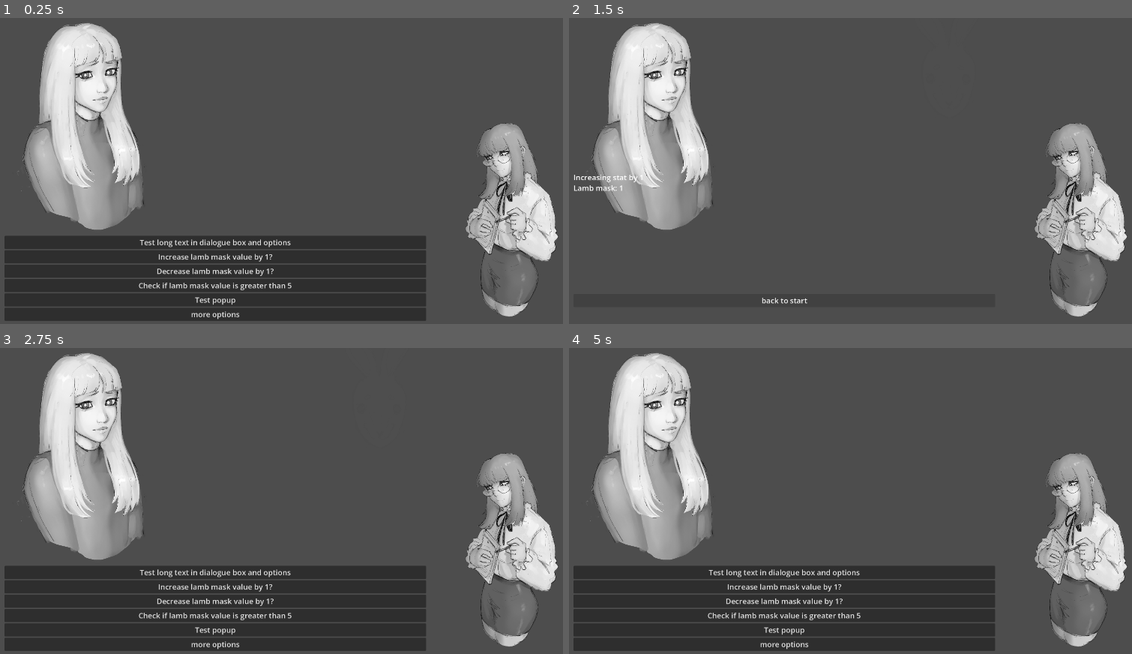
Above: before the commit, frames 1-4 (two rows, left to right).
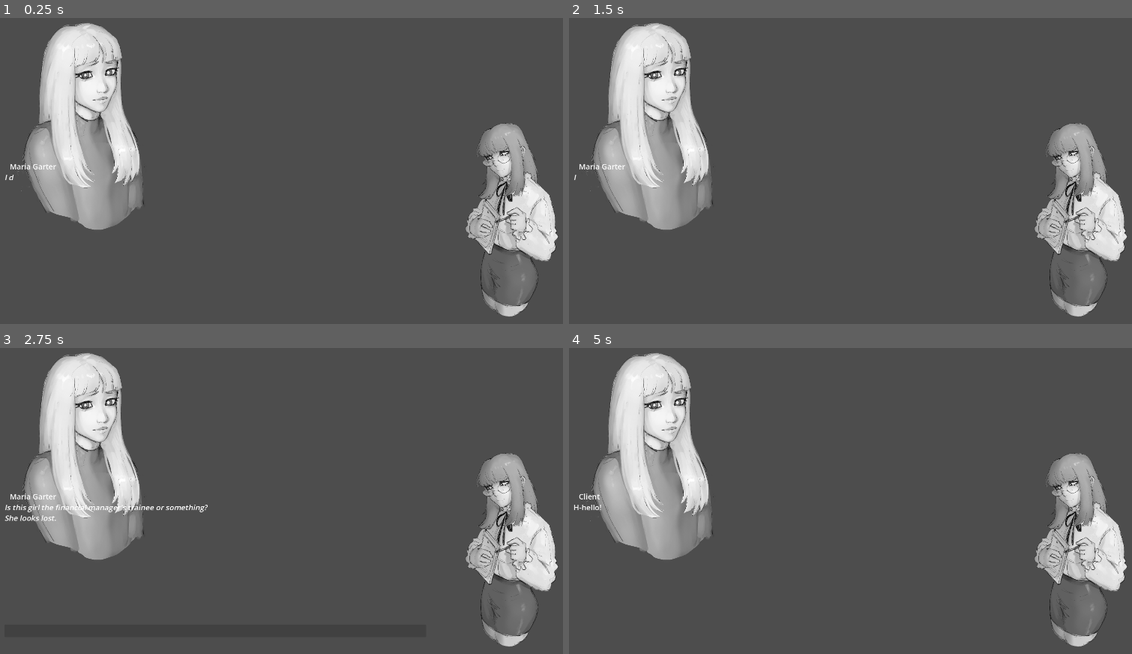
Above: after the commit, the same moments.

Repository: Kaselli/GGJ2026
Game: Godot game, scene res://scenes/game_scene.tscn
The game is run twice, just before and just after one commit, with the same random seed, the same clock (stepped at 60 frames per second) and the same inputs.
Inputs (mouse positions are in pixels of both pictures, inside the frame that each line leads up to; where the layout moved, square brackets give the same spot in the first picture):
- Up to frame 1 (0.25 s): no input
- Up to frame 2 (1.5 s): click (782, 256) at 0.5 s, where only the run before the commit has a clickable "Increase lamb mask value by 1?"; click (782, 299) at 1.27 s
- Up to frame 3 (2.75 s): click (213, 629) at 2 s, where only the run before the commit has a clickable "back to start"
- Up to frame 4 (5 s): click (782, 629) [782, 601] at 2.75 s; move the mouse to (974, 467) at 3.52 s; press the mouse at (974, 467) at 3.53 s; release the mouse at (974, 467) at 4.25 s; click (782, 629) at 4.25 s

The runs differ from the first frame. In frame 1, 18% of the frame differs, in the area x 0-76%, y 47-100%; in frame 2, 0.3%; in frame 3, 16%; in frame 4, 18%.

Commit message:
Assessment 8

Diff:
--- a/dialogue/Phase1.json
+++ b/dialogue/Phase1.json
@@ -25,7 +25,7 @@
 		"id": 2.0,
 		"name": "Intro 2",
 		"position": [
-			580.0,
+			560.0,
 			60.0
 		]
 	},
@@ -35,7 +35,7 @@
 		"id": 3.0,
 		"name": "Intro 3",
 		"position": [
-			720.0,
+			680.0,
 			60.0
 		]
 	},
@@ -45,17 +45,17 @@
 		"id": 4.0,
 		"name": "Assessment 1",
 		"position": [
-			880.0,
+			800.0,
 			60.0
 		]
 	},
 	{
-		"commands_raw": "signal(setspeakername,Maria Garter)\nI'm sure you have no time to waste, so let's get to business, shall we?\nWhat are the companies current issues?\n?> ->Assessment 3",
+		"commands_raw": "signal(setspeakername,Maria Garter)\nI'm sure you have no time to waste, so let's get to business, shall we?\nWhat are the company's current issues?\n?> ->Assessment 3",
 		"gnode_name": "assessment 2",
 		"id": 5.0,
 		"name": "Assessment 2",
 		"position": [
-			1040.0,
+			960.0,
 			60.0
 		]
 	},
@@ -65,27 +65,87 @@
 		"id": 6.0,
 		"name": "Assessment 3",
 		"position": [
-			1200.0,
+			1120.0,
 			60.0
 		]
 	},
 	{
-		"commands_raw": "signal(setspeakername,Maria Garter)\nI see:\n?> Do you know where to start?->Assessment 5\n?> Any idea what might have caused this?->Assessment 5",
+		"commands_raw": "signal(setspeakername,Maria Garter)\nI see:\n?>Do you already know what to work on?->Assessment 5\n?>Any idea what might have caused this?->Assessment 5",
 		"gnode_name": "assessment 4",
 		"id": 7.0,
 		"name": "Assessment 4",
 		"position": [
-			1360.0,
+			1300.0,
 			60.0
 		]
 	},
 	{
-		"commands_raw": "asrsdkjl",
+		"commands_raw": "signal(setspeakername,Client)\nWell, my seniors let me know ComptaCorp hasn't had a negative report for the last 15 years... That is, until... I made my first management decisions, a few weeks ago.\n?>It's perfectly normal for a rookie to make mistakes->Assessment 6\n?>Don't jump to conclusions, it could be a coincidence->Assessment 7",
 		"gnode_name": "assessment 5",
 		"id": 8.0,
 		"name": "Assessment 5",
 		"position": [
-			1520.0,
+			1480.0,
+			60.0
+		]
+	},
+	{
+		"commands_raw": "signal(setspeakername,Client)\nI guess you're right, maybe I should be a little lighter on myself.\nBut that doesn't change the fact I'm clearly incapable of making the right choice.\nIf I don't start performing well fast enough, then nobody will help me.\n?>I don't think your relationship with your coworkers could ever get that bad->Assessment 8",
+		"gnode_name": "assessment 6",
+		"id": 9.0,
+		"name": "Assessment 6",
+		"position": [
+			1660.0,
+			0.0
+		]
+	},
+	{
+		"commands_raw": "signal(setspeakername,Client)\nDo you think so? I guess I've never been lucky...\nBut even if that was the case, if even more coincidences were to happen.... I don't think anyone could ever respect me.\n?>I don't think your relationship with your coworkers could ever get that bad-> Assessment 8",
+		"gnode_name": "assessment 7",
+		"id": 10.0,
+		"name": "Assessment 7",
+		"position": [
+			1660.0,
+			120.0
+		]
+	},
+	{
+		"commands_raw": "bad colleagues bla bla\n?>- don't focus on them, focus on work-> Assessment 9\n?>- you could bond through continuing education courses-> Assessment 10\n-- why do you care about them so much anyways?\n--- I'm precarious and need their approval",
+		"gnode_name": "assessment 8",
+		"id": 11.0,
+		"name": "Assessment 8",
+		"position": [
+			1840.0,
+			60.0
+		]
+	},
+	{
+		"commands_raw": "?>- why do you care about them so much anyways?->Assessment 11",
+		"gnode_name": "assessment 9",
+		"id": 12.0,
+		"name": "Assessment 9",
+		"position": [
+			2020.0,
+			0.0
+		]
+	},
+	{
+		"commands_raw": "?>- why do you care about them so much anyways?->Assessment 11",
+		"gnode_name": "assessment 10",
+		"id": 13.0,
+		"name": "Assessment 10",
+		"position": [
+			2020.0,
+			120.0
+		]
+	},
+	{
+		"commands_raw": "- I'm precarious and need their approval",
+		"gnode_name": "assessment 11",
+		"id": 14.0,
+		"name": "Assessment 11",
+		"position": [
+			2220.0,
 			60.0
 		]
 	}
--- a/scenes/game_scene.tscn
+++ b/scenes/game_scene.tscn
@@ -2,9 +2,9 @@
 
 [ext_resource type="Script" uid="uid://ct3mld64mxh8w" path="res://scripts/utils/mask_popup.gd" id="1_mw25s"]
 [ext_resource type="Script" uid="uid://eoclu0gr4evd" path="res://addons/ez_dialogue/dialogue_resource/DialogueBox.gd" id="1_ycayy"]
-[ext_resource type="JSON" path="res://dialogue/sample_dialogue.json" id="2_bw6k5"]
 [ext_resource type="Script" uid="uid://d2ctk7y4xw0pv" path="res://addons/ez_dialogue/ez_dialogue_node.gd" id="3_y3j0m"]
 [ext_resource type="Script" uid="uid://cg6u82ophs13c" path="res://scripts/sprites_handler/sprite_handler.gd" id="4_bw6k5"]
+[ext_resource type="JSON" path="res://dialogue/Phase1.json" id="4_rvs2r"]
 [ext_resource type="AudioStream" uid="uid://lc2g5t07qj3a" path="res://typing-sound-01-229863.mp3" id="5_tcjrq"]
 [ext_resource type="PackedScene" uid="uid://5oo0u215l715" path="res://scenes/utils/mask_slider.tscn" id="6_rurhu"]
 [ext_resource type="Script" uid="uid://c7503r4l6h1c4" path="res://scripts/sprites_handler/character_name_handler.gd" id="7_kk2rg"]
@@ -65,7 +65,7 @@
 size_flags_vertical = 8
 alignment = 2
 script = ExtResource("1_ycayy")
-dialogue = ExtResource("2_bw6k5")
+dialogue = ExtResource("4_rvs2r")
 typewriter_speed = 0.069
 pitch_scale = 0.05
 state = {
